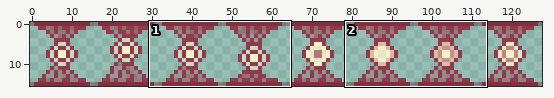
A sprite sheet gets an edit: Assets/Sprites/MapElements/SensitiveTrigger-sheet.png. The picture above shows the old version from afar; the outline marks the close-up.
Close-up. First the earlier version:
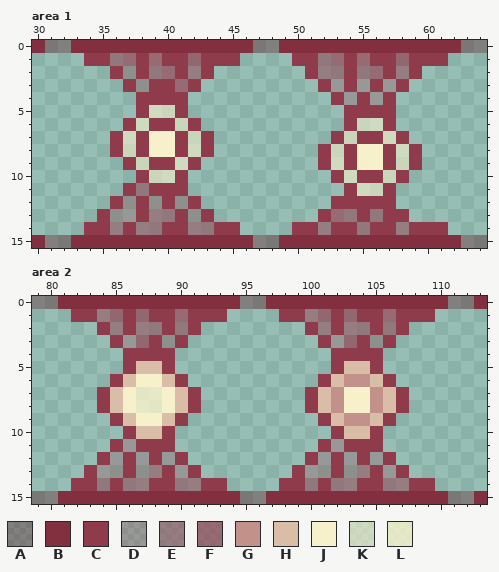
The file is 128x16 pixels. Colours within 5 levels of each other are drawn and written as one. Shown: area 1: x 30..64, y 0..15; area 2: x 79..113, y 0..15. The commit also changed other parts of the picture, which this record leaves out.
Palette (. is transparent): A #5b091958  B #822f3f  C #8f3b4c  D #9642534d  E #96425385  F #964253aa  G #c29189  H #dabda7  J #f7f1cb  K #f7f1cb93  L #f7f1cbd1
After:
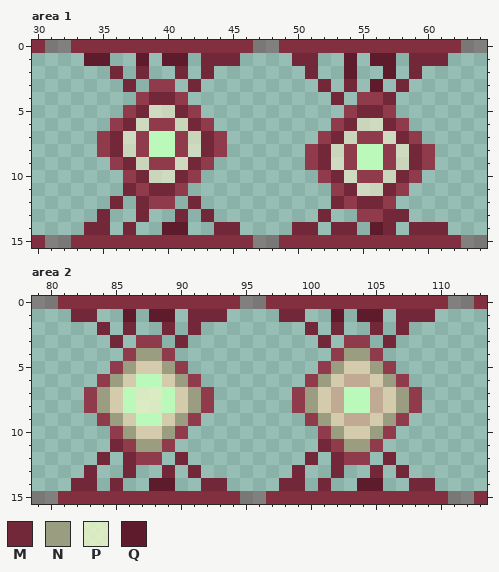
Colours new in this view: M #722839  N #9a9d80  P #e6f3c6dc  Q #5e1b2c
From old to new:
colour G: #c29189 -> #c1aa94
colour H: #dabda7 -> #d3cbab
colour J: #f7f1cb -> #baf9b9
Changed rows in their new state; - is a pixel that keeps its letter.
Area 1:
first column x 34:
 1 QQ..Q.QQ.MMM----MM..Q.QQ.MMM
 2 --M.M..M.M-------M..Q..Q.M--
 3 ---M.--.M---------M.M.Q.M---
 4 -----MM------------M.-CM----
 5 ---CM--MC------------MM-----
 6 --CM----MC---------CM--MC---
 7 -CM------MC-------CM----MC--
 8 -CM------MC------CM------MC-
 9 --CM----MC-------CM------MC-
10 ---CM--MC---------CM----MC--
11 ---MCMM------------CM--MC---
12 --M.MC-.M----------M-MM-----
13 -M..M..M.M--------M..-CMM---
14 MM.M..QQ..MM----MM.MM.QM.MMM
Area 2:
first column x 82:
 1 MM..Q.QQ.MMM----MM..Q.QQ.MMM
 2 --M.M..M.M--------M.M..M.M--
 3 ---M.C-.M----------M.C-.M---
 4 -----NN--------------NN-----
 5 ---CN--NC----------CN--NC---
 6 --CN----NC--------CN----NC--
 7 -CN--PP--NC------CN------NC-
 8 -CN--PP--NC------CN------NC-
 9 --CN----NC--------CN----NC--
10 ---CN--NC----------CN--NC---
11 ---MCNN------------MCNN-----
12 --M.MC-.M---------M.MC-.M---
13 -M..M..M.M-------M..M..M.M--
14 MM.M..QQ..MM----MM.M..QQ..MM
Where, in picture pixels (left, top, right, bottom), the same in both close-ups:
changed: (84, 53, 448, 235)
changed: (71, 309, 227, 491)
changed: (279, 309, 435, 491)
